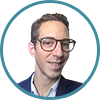
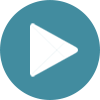
Layered file, before and after one edit (100x100). Changes by layer:
showed "play" (1st of 2) over [30, 23, 78, 77]
hid "cyril", moved it above "Stroke" over [13, 12, 87, 98]
renamed "stroke" to "Stroke", hid it over [3, 3, 97, 98]
showed "Forme" over [3, 3, 97, 98]
